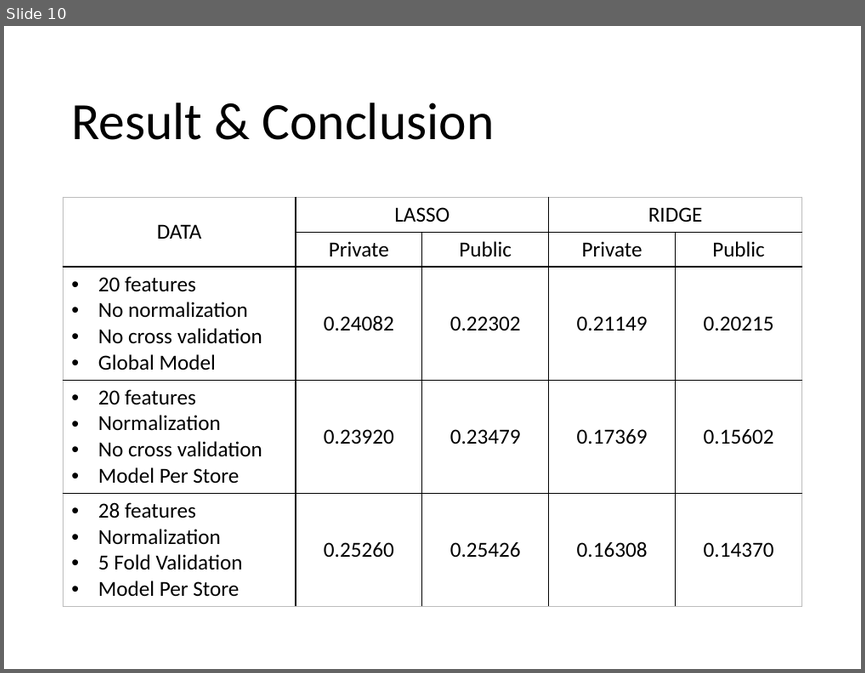
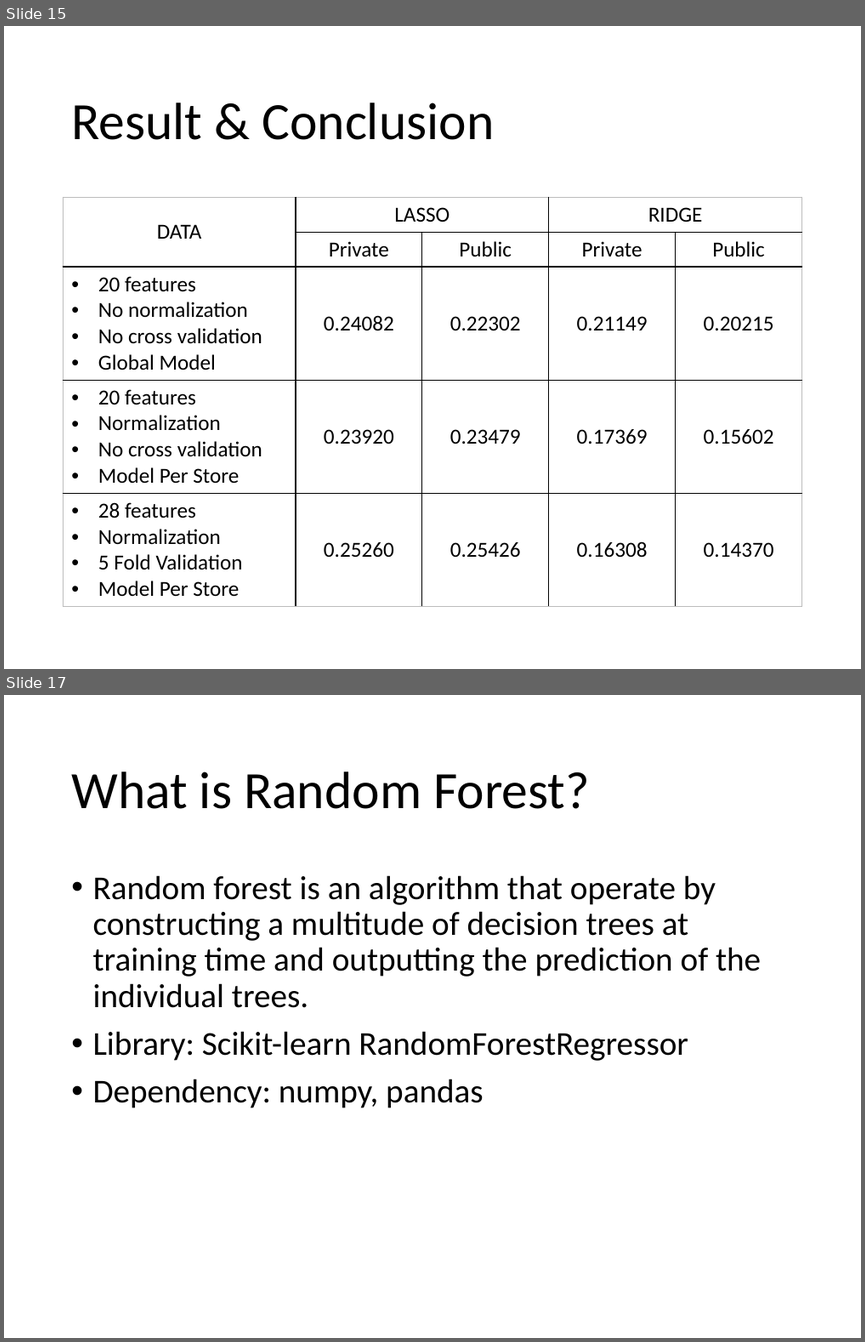
Before and after one commit to Stefan0010/CZ4041, a slide deck: slides/main.pptx. Shown one above the other, each under a label of ours: slide 10 before the commit, slides 15 and 17 after it; the slides between them are not shown. The pictures are 865x673 and 865x1342 pixels, drawn with LibreOffice and Linux fonts; fonts in the diff are those of the drawing. Boxes give left, top, right and bottom in pixels: in the first picture for what was removed or moved away, otherwise in the second. Text is boxed around its words. In the diff, an @@ line names an element or a change of style, - is before the commit and + after.

```diff
--- a/slides/main.pptx
+++ b/slides/main.pptx
@@ slide 17 added at (4,695,861,1338), background #FFFFFF @@
@@ title added at (71,771,590,809), 44 pt, text #000000 @@
+What is Random Forest?
@@ text added at (93,875,760,1108), 28 pt, text #000000 @@
+• Random forest is an algorithm that operate by constructing a multitude of decision trees at training time and outputting the prediction of the individual trees.
+• Library: Scikit-learn RandomForestRegressor
+• Dependency: numpy, pandas
@@ what was slide 10 is now slide 15 @@
```
Also in this commit, not shown: 2 slides changed, 11 other slides added, 1 slide removed.
